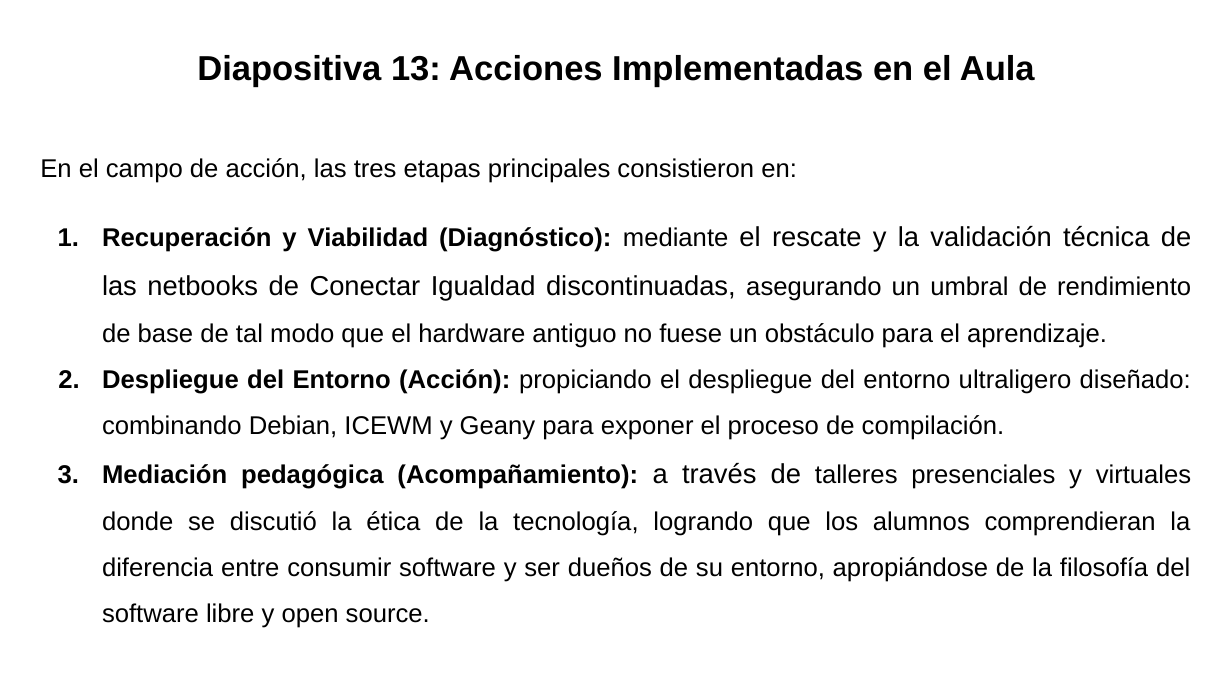
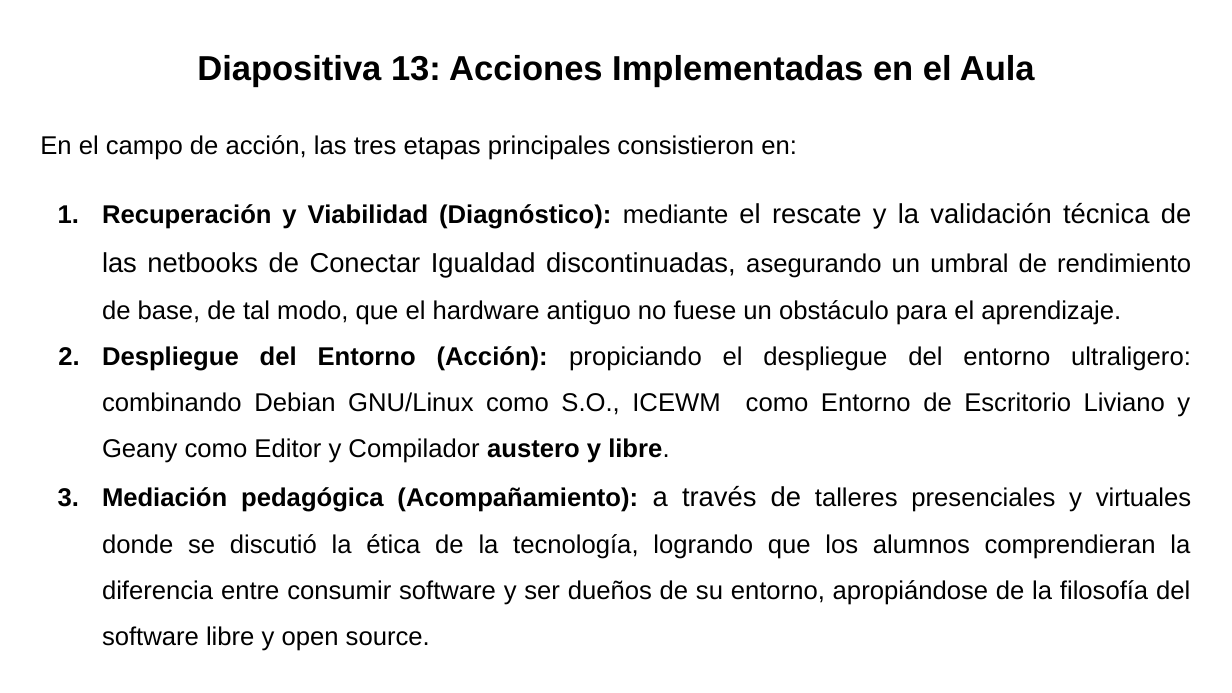
Before and after one commit to gabrielinuz/gabrielinuz.github.io, a slide deck: slide 14 of doc/GUION_DE_DEFENSA_LTE.pptx. Drawn at 1232x693 pixels with LibreOffice and Linux fonts; fonts in the diff are those of the drawing. Boxes give left, top, right and bottom in pixels: in the first picture for what was removed or moved away, otherwise in the second. Text is boxed around its words. In the diff, an @@ line names an element or a change of style, - is before the commit and + after.

```diff
--- a/doc/GUION_DE_DEFENSA_LTE.pptx
+++ b/doc/GUION_DE_DEFENSA_LTE.pptx
@@ text at [102,203,1191,463]: text changed @@
-1. Recuperación y Viabilidad (Diagnóstico): mediante el rescate y la validación técnica de las netbooks de Conectar Igualdad discontinuadas, asegurando un umbral de rendimiento de base de tal modo que el hardware antiguo no fuese un obstáculo para el aprendizaje.
-2. Despliegue del Entorno (Acción): propiciando el despliegue del entorno ultraligero diseñado: combinando Debian, ICEWM y Geany para exponer el proceso de compilación.
+1. Recuperación y Viabilidad (Diagnóstico): mediante el rescate y la validación técnica de las netbooks de Conectar Igualdad discontinuadas, asegurando un umbral de rendimiento de base, de tal modo, que el hardware antiguo no fuese un obstáculo para el aprendizaje.
+2. Despliegue del Entorno (Acción): propiciando el despliegue del entorno ultraligero: combinando Debian GNU/Linux como S.O., ICEWM como Entorno de Escritorio Liviano y Geany como Editor y Compilador austero y libre.
```
Also in this commit, not shown: 12 other slides changed, 1 other file.
